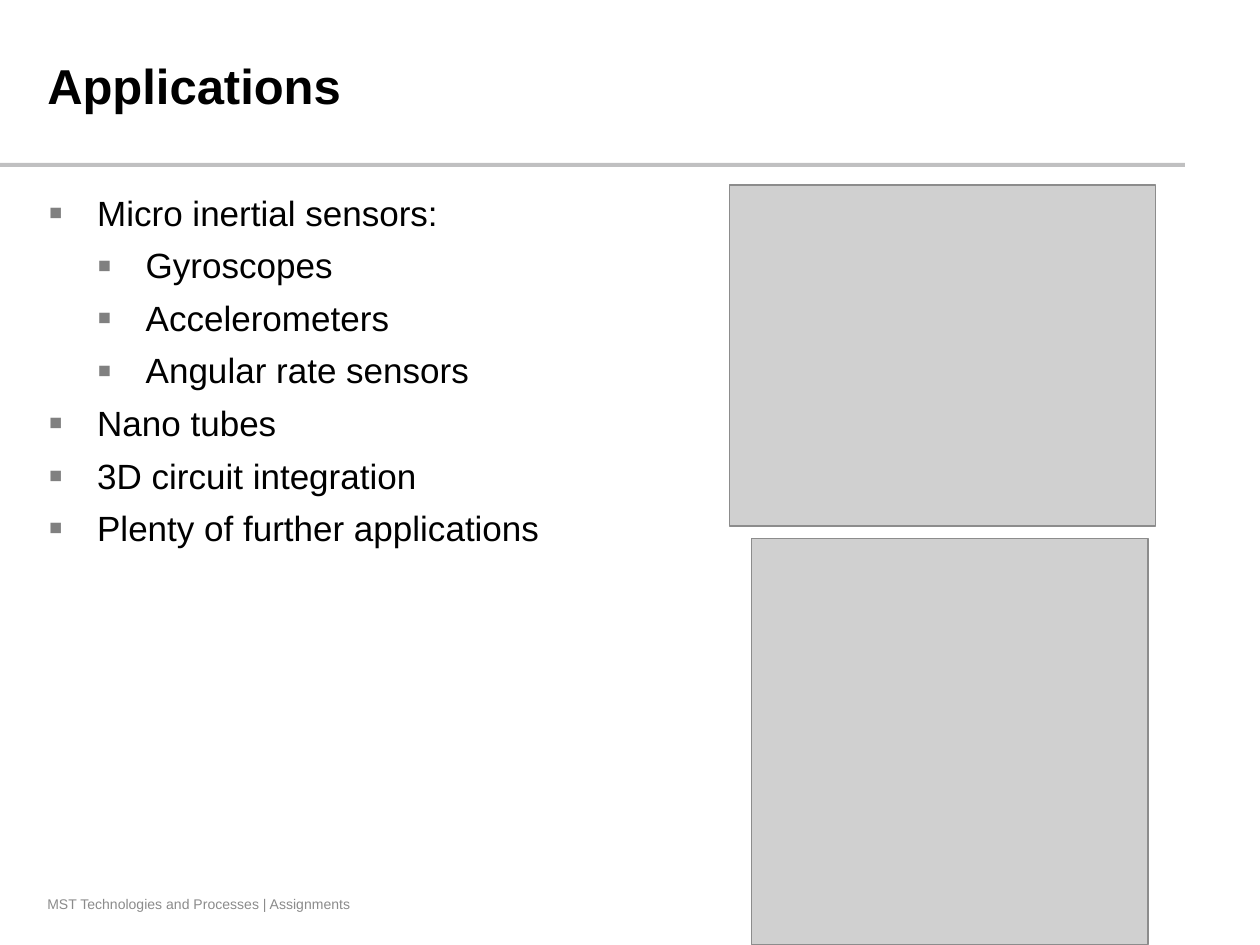
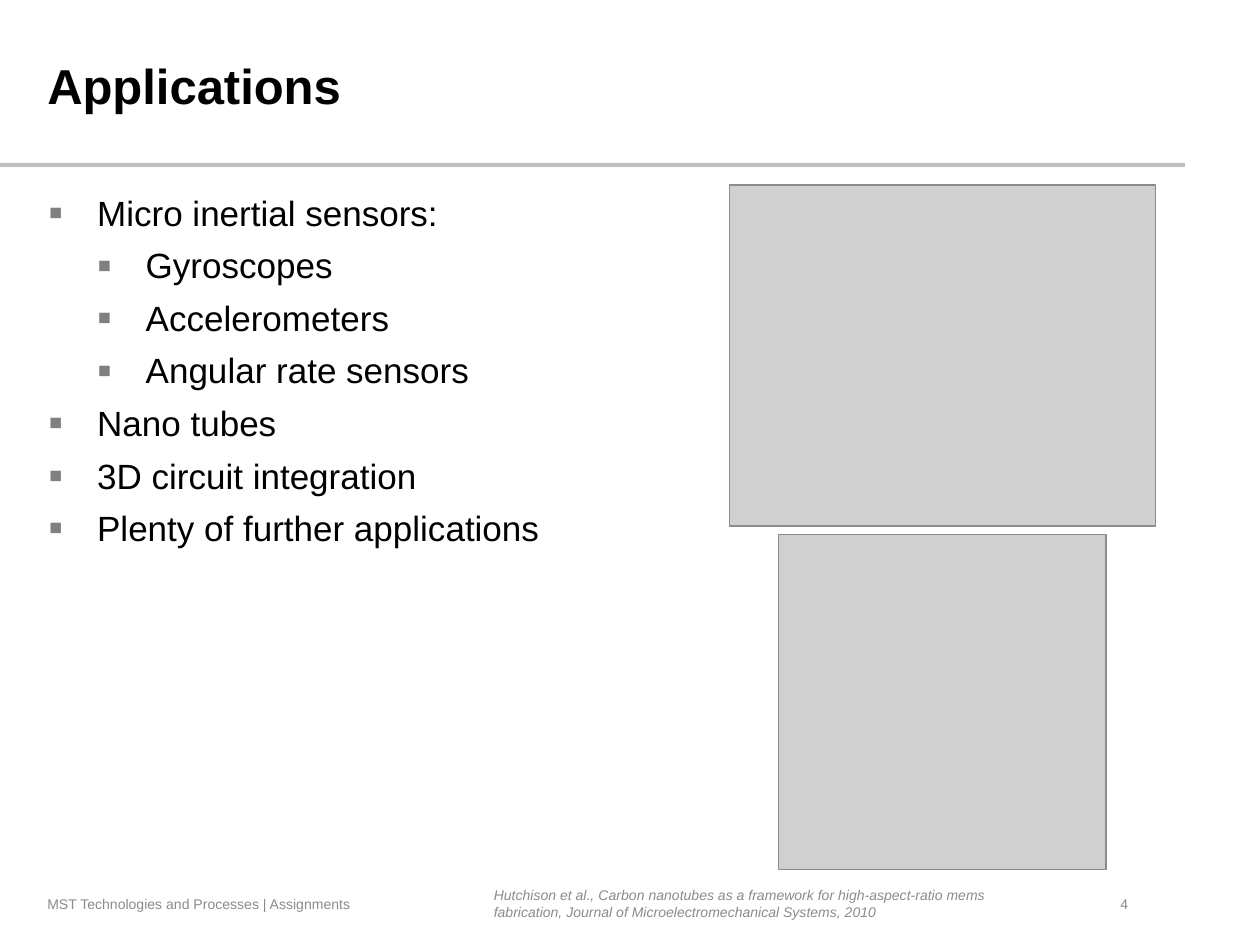
Before and after one commit to JayWiz/MST---High-Aspect-Ratio-MEMS, a slide deck: slide 4 of High_Aspect_Ratio_MEMS.pptx (slide 5 before the commit). Drawn at 1260x945 pixels with LibreOffice and Linux fonts; fonts in the diff are those of the drawing; grey boxes stand for pictures; background and template pictures are left out. Boxes give left, top, right and bottom in pixels: in the first picture for what was removed or moved away, otherwise in the second. Text is boxed around its words. In the diff, an @@ line names an element or a change of style, - is before the commit and + after.

```diff
--- a/High_Aspect_Ratio_MEMS.pptx
+++ b/High_Aspect_Ratio_MEMS.pptx
@@ picture: place and size @@
-picture at box(751, 538, 1148, 945)
+picture at box(779, 534, 1106, 869)
@@ text added at box(494, 890, 985, 920), 8 pt, text #8C8C8C, italic @@
+Hutchison et al., Carbon nanotubes as a framework for high-aspect-ratio mems fabrication, Journal of Microelectromechanical Systems, 2010
@@ page number added at box(1120, 899, 1128, 909), 8 pt, text #8C8C8C @@
+4
```
Also in this commit, not shown: 2 other slides changed, 1 slide removed.
